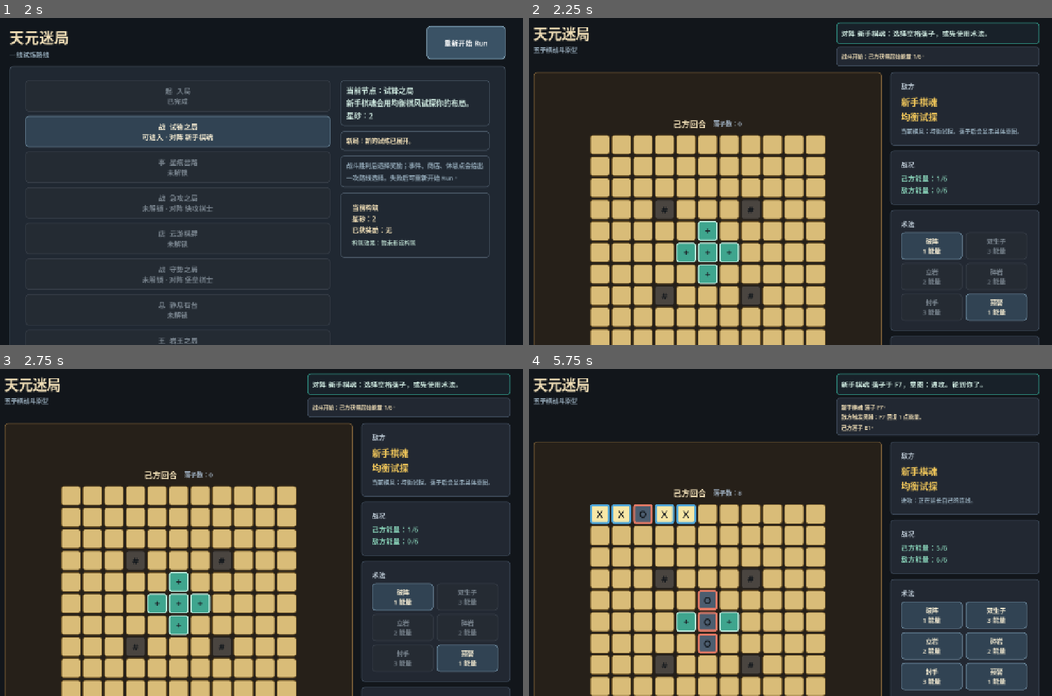
Above: before the commit, frames 1-4 (two rows, left to right).
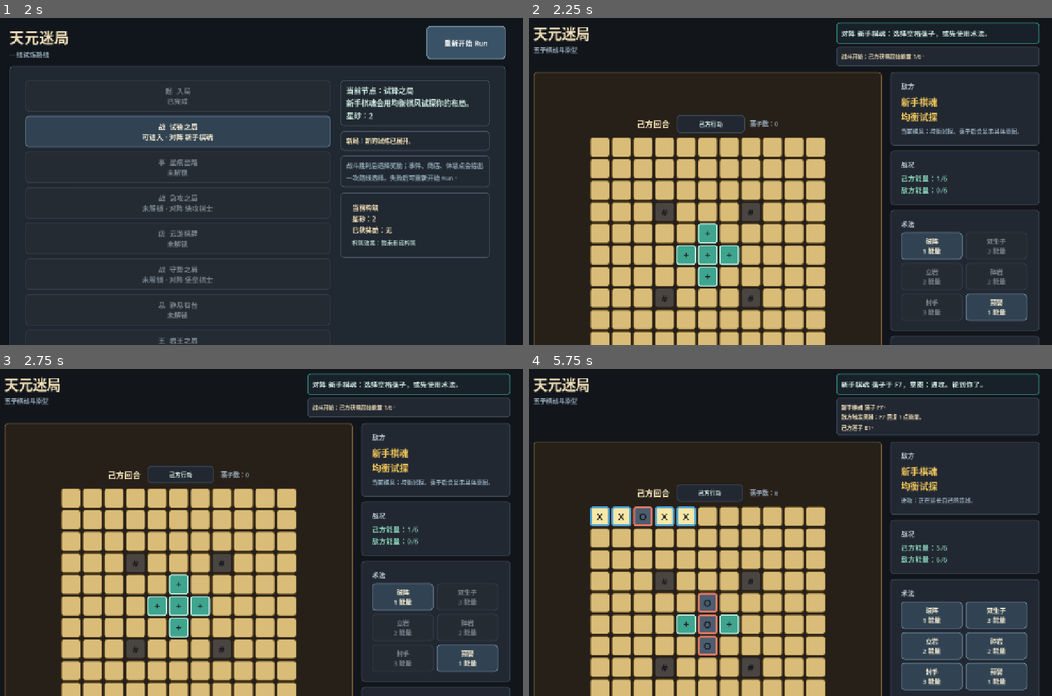
Above: after the commit, the same moments.

Repository: eason522/game
Game: Godot game, scene res://scenes/roguelike/RunMapScene.tscn
The game is run twice, just before and just after one commit, with the same random seed, the same clock (stepped at 60 frames per second) and the same inputs.
Inputs (mouse positions are in pixels of both pictures, inside the frame that each line leads up to):
- Up to frame 1 (2 s): click "重新开始 Run" at 0.5 s; click "重新开始 Run" at 1.25 s
- Up to frame 2 (2.25 s): click "战 试锋之局 可进入 · 对阵 新手棋魂" at 2 s
- Up to frame 3 (2.75 s): no input
- Up to frame 4 (5.75 s): click (602, 496) at 2.77 s; click (623, 512) at 3.52 s; click (664, 516) at 4.27 s; click (685, 512) at 5.02 s

Frame 1 is identical in both runs. In frame 2, 8.5% of the frame differs, in the area x 11-57%, y 29-97%; in frame 3, 8.4%; in frame 4, 8.3%.

Commit message:
Add battle turn rhythm feedback

Diff:
--- a/scripts/audio/SimpleTonePlayer.gd
+++ b/scripts/audio/SimpleTonePlayer.gd
@@ -102,6 +102,10 @@
 			return [_tone(160.0, 0.07, 0.12)]
 		"energy":
 			return [_tone(880.0, 0.05, 0.11)]
+		"turn_player":
+			return [_tone(540.0, 0.035, 0.07)]
+		"turn_enemy":
+			return [_tone(320.0, 0.04, 0.065)]
 		"victory", "complete":
 			return [_tone(620.0, 0.055, 0.12), _tone(820.0, 0.055, 0.12), _tone(1040.0, 0.07, 0.11)]
 		"defeat":
--- a/scripts/game/BattleScene.gd
+++ b/scripts/game/BattleScene.gd
@@ -22,6 +22,7 @@
 var feedback_label: Label
 var result_banner_label: Label
 var turn_label: Label
+var turn_rhythm_label: Label
 var move_count_label: Label
 var energy_label: Label
 var enemy_profile_label: Label
@@ -70,6 +71,7 @@
 var feedback_flashes: Dictionary = {}
 var feedback_flash_token := 0
 var result_banner_tween: Tween
+var turn_rhythm_tween: Tween
 
 var empty_style: StyleBoxFlat
 var spirit_style: StyleBoxFlat
@@ -294,6 +296,15 @@
 	turn_label.add_theme_font_size_override("font_size", 20)
 	turn_label.add_theme_color_override("font_color", Color("#f1dfb7"))
 	board_header.add_child(turn_label)
+
+	turn_rhythm_label = Label.new()
+	turn_rhythm_label.custom_minimum_size = Vector2(160, 30)
+	turn_rhythm_label.horizontal_alignment = HORIZONTAL_ALIGNMENT_CENTER
+	turn_rhythm_label.vertical_alignment = VERTICAL_ALIGNMENT_CENTER
+	turn_rhythm_label.add_theme_font_size_override("font_size", 14)
+	turn_rhythm_label.add_theme_color_override("font_color", Color("#cde8df"))
+	turn_rhythm_label.add_theme_stylebox_override("normal", panel_style)
+	board_header.add_child(turn_rhythm_label)
 
 	move_count_label = Label.new()
 	move_count_label.horizontal_alignment = HORIZONTAL_ALIGNMENT_CENTER
@@ -643,6 +654,7 @@
 func _begin_turn(owner: int) -> void:
 	board.decay_temporary_pieces(owner)
 	_gain_energy(owner, 1)
+	_show_turn_rhythm(owner)
 
 
 func _apply_terrain_reward(pos: Vector2i, owner: int) -> void:
@@ -929,6 +941,10 @@
 		result_banner_label.visible = false
 		result_banner_label.modulate = Color(1, 1, 1, 1)
 		result_banner_label.scale = Vector2.ONE
+
+	if turn_rhythm_label != null:
+		turn_rhythm_label.modulate = Color(1, 1, 1, 1)
+		turn_rhythm_label.scale = Vector2.ONE
 
 
 func _show_result_banner(player_won: bool, detail: String) -> void:
@@ -952,6 +968,7 @@
 	result_banner_tween.tween_property(result_banner_label, "scale", Vector2(1.02, 1.02), 0.12)
 	result_banner_tween.tween_property(result_banner_label, "scale", Vector2.ONE, 0.12)
 	_play_feedback_tone("victory" if player_won else "defeat")
+	_set_turn_rhythm("战斗结束", false)
 
 
 func _show_feedback(text: String, target_cells: Array = [], kind: String = "skill") -> void:
@@ -968,6 +985,38 @@
 
 	if not target_cells.is_empty() and not kind.is_empty():
 		_flash_cells(target_cells, kind)
+
+
+func _show_turn_rhythm(owner: int) -> void:
+	if owner == BoardState.PLAYER:
+		_set_turn_rhythm("己方行动", true)
+		_play_feedback_tone("turn_player")
+	else:
+		_set_turn_rhythm("敌方思考", true)
+		_play_feedback_tone("turn_enemy")
+
+
+func _set_turn_rhythm(text: String, should_pulse: bool) -> void:
+	if turn_rhythm_label == null:
+		return
+
+	turn_rhythm_label.text = text
+
+	if turn_rhythm_tween != null:
+		turn_rhythm_tween.kill()
+		turn_rhythm_tween = null
+
+	if not should_pulse:
+		turn_rhythm_label.modulate = Color(1, 1, 1, 1)
+		turn_rhythm_label.scale = Vector2.ONE
+		return
+
+	turn_rhythm_label.modulate = Color(1, 1, 1, 0.7)
+	turn_rhythm_label.scale = Vector2(0.98, 0.98)
+	turn_rhythm_tween = create_tween()
+	turn_rhythm_tween.tween_property(turn_rhythm_label, "modulate", Color(1, 1, 1, 1), 0.16)
+	turn_rhythm_tween.parallel().tween_property(turn_rhythm_label, "scale", Vector2(1.04, 1.04), 0.16)
+	turn_rhythm_tween.tween_property(turn_rhythm_label, "scale", Vector2.ONE, 0.10)
 
 
 func _flash_cells(target_cells: Array, kind: String) -> void:
@@ -1166,13 +1215,15 @@
 
 
 func _refresh_info_labels() -> void:
-	if turn_label == null or move_count_label == null or energy_label == null or enemy_profile_label == null or enemy_intent_hint_label == null:
+	if turn_label == null or turn_rhythm_label == null or move_count_label == null or energy_label == null or enemy_profile_label == null or enemy_intent_hint_label == null:
 		return
 
 	var turn_text := "战斗结束"
 
 	if not game_over:
 		turn_text = "己方回合" if current_turn == BoardState.PLAYER else "敌方回合"
+	elif turn_rhythm_label.text != "战斗结束":
+		_set_turn_rhythm("战斗结束", false)
 
 	turn_label.text = turn_text
 	move_count_label.text = "落子数：%d" % move_count
--- a/tests/battle_feedback_smoke.gd
+++ b/tests/battle_feedback_smoke.gd
@@ -30,6 +30,13 @@
 
 	if scene.tone_player == null:
 		failures.append("battle feedback: expected tone player to exist")
+	elif scene.tone_player.last_tone_kind != "turn_player":
+		failures.append("battle feedback: expected initial player turn to trigger a turn tone")
+
+	if scene.turn_rhythm_label == null:
+		failures.append("battle feedback: expected turn rhythm label to exist")
+	elif not scene.turn_rhythm_label.text.contains("己方行动"):
+		failures.append("battle feedback: expected initial rhythm label to show player action")
 
 	scene._show_feedback("测试反馈：术法作用于 A1。", [Vector2i(0, 0)], "skill")
 	await process_frame
@@ -42,6 +49,15 @@
 
 	if scene.tone_player == null or scene.tone_player.last_tone_kind != "skill":
 		failures.append("battle feedback: expected skill feedback to trigger a skill tone")
+
+	scene._begin_turn(BoardState.ENEMY)
+	await process_frame
+
+	if scene.turn_rhythm_label == null or not scene.turn_rhythm_label.text.contains("敌方思考"):
+		failures.append("battle feedback: expected enemy turn rhythm label")
+
+	if scene.tone_player == null or scene.tone_player.last_tone_kind != "turn_enemy":
+		failures.append("battle feedback: expected enemy turn to trigger a turn tone")
 
 	scene._show_result_banner(true, "A1-E1")
 	await process_frame
Not shown, changed: DEVELOPMENT_PLAN.md
